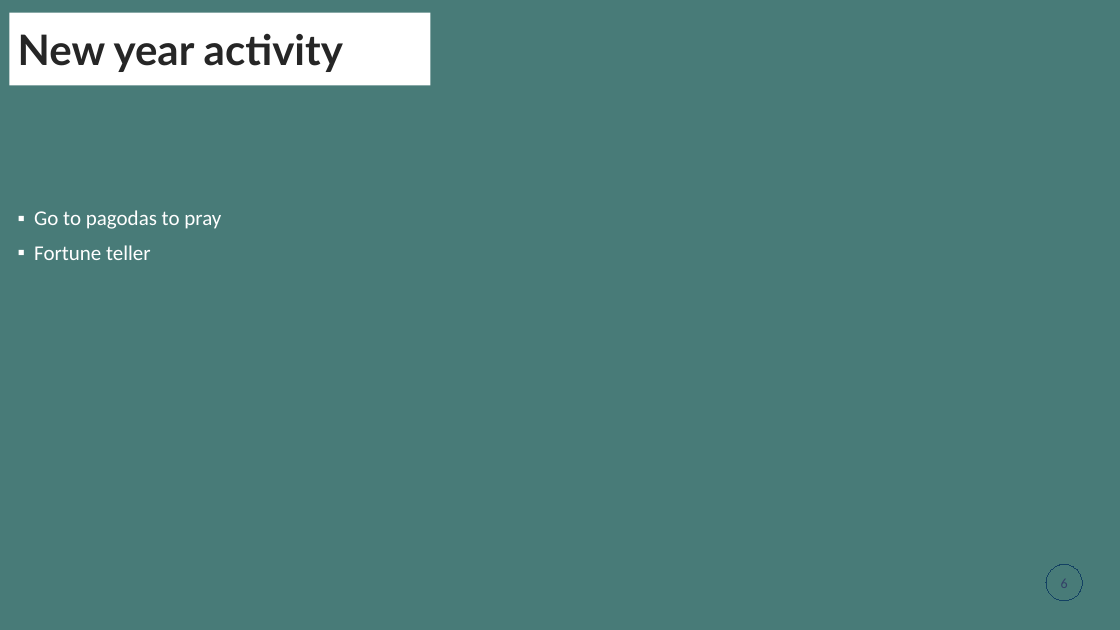
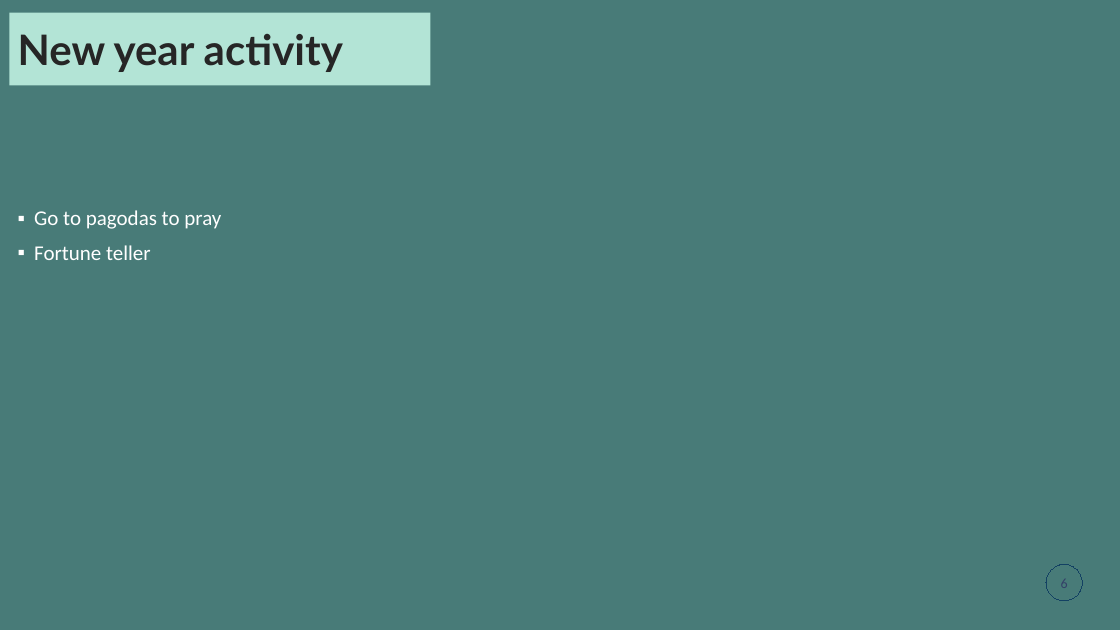
Before and after one commit to gemmanguen/Tetholidays, a slide deck: slide 6 of mducng_VN-KR.pptx. Drawn at 1120x630 pixels with LibreOffice and Linux fonts; fonts in the diff are those of the drawing. Boxes give left, top, right and bottom in pixels: in the first picture for what was removed or moved away, otherwise in the second. Text is boxed around its words. In the diff, an @@ line names an element or a change of style, - is before the commit and + after.

```diff
--- a/mducng_VN-KR.pptx
+++ b/mducng_VN-KR.pptx
@@ rectangle "New year activity" at (x1=9, y1=13, x2=430, y2=86): title to rectangle; fill #FFFFFF to #B3E4D6 @@
```
Also in this commit, not shown: 9 other slides changed, 1 slide added.
